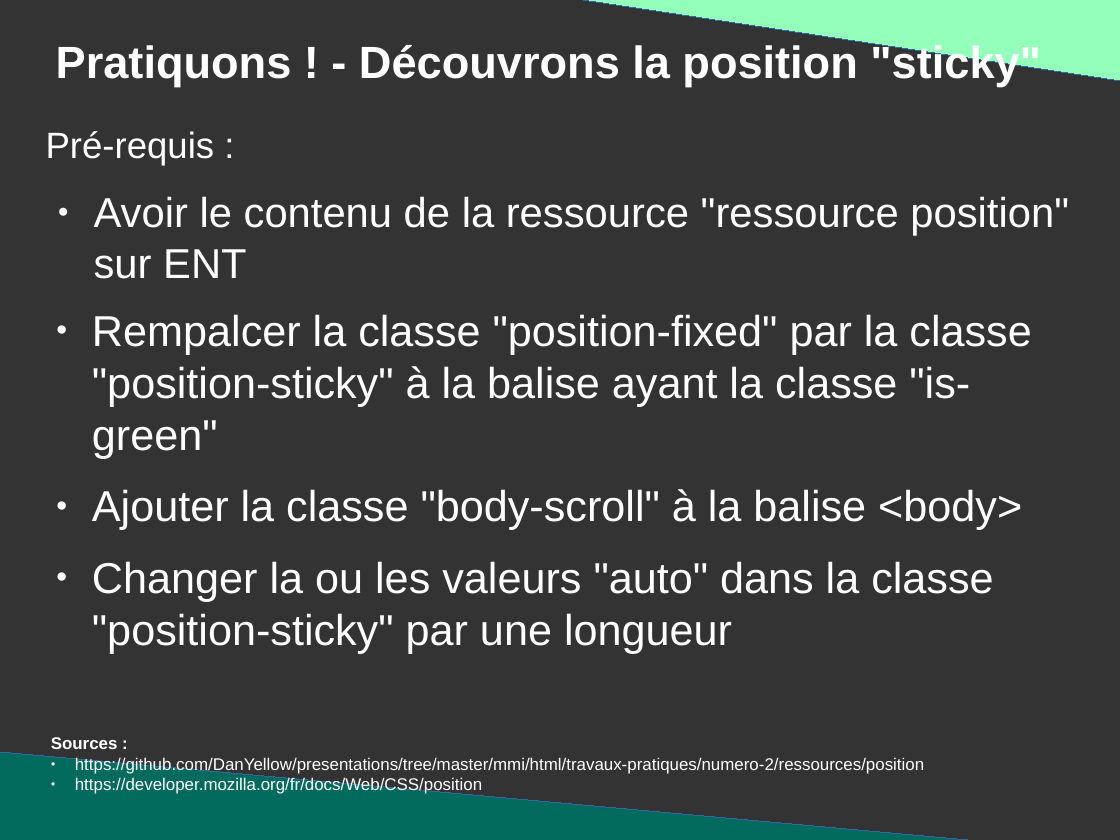
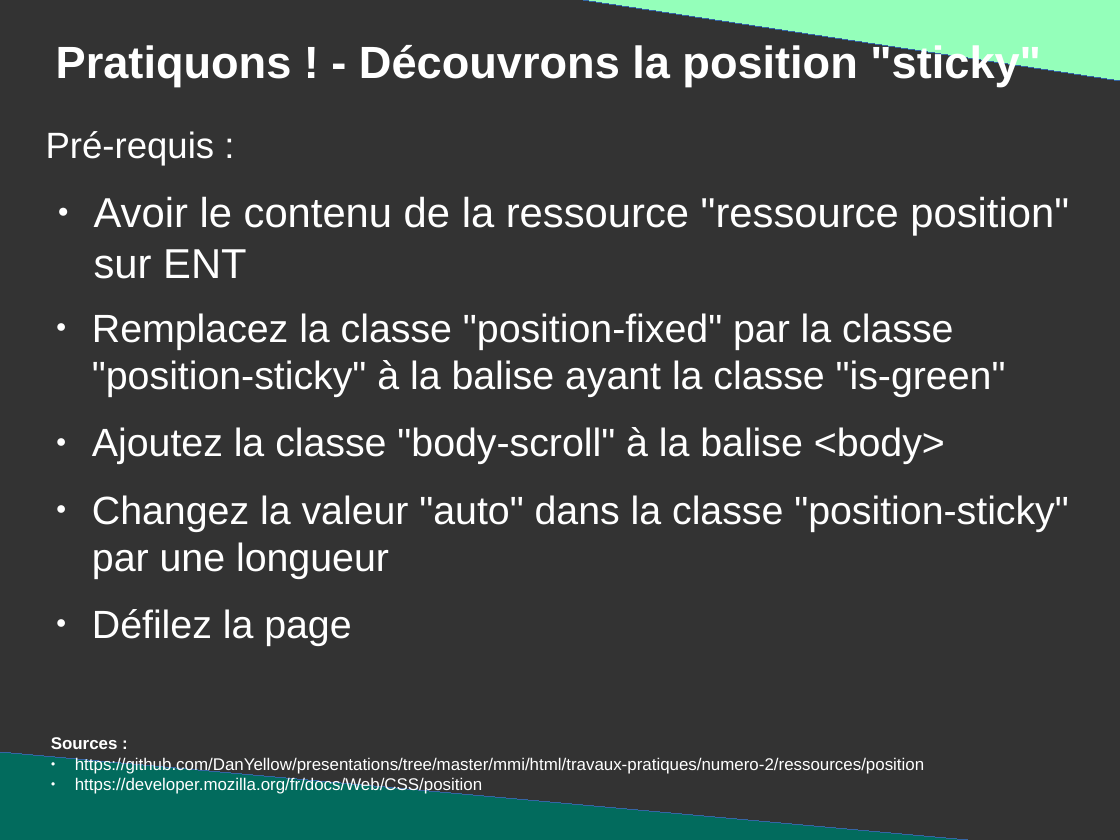
Before and after one commit to DanYellow/presentations, a slide deck: slide 82 of mmi/html/travaux-pratiques/numero-2/presentation.odp. Drawn at 1120x840 pixels with LibreOffice and Linux fonts; fonts in the diff are those of the drawing. Boxes give left, top, right and bottom in pixels: in the first picture for what was removed or moved away, otherwise in the second. Text is boxed around its words. In the diff, an @@ line names an element or a change of style, - is before the commit and + after.

```diff
--- a/mmi/html/travaux-pratiques/numero-2/presentation.odp
+++ b/mmi/html/travaux-pratiques/numero-2/presentation.odp
@@ text at (92, 313, 1068, 639): text changed; size 30.6 to 27.9 pt @@
-● Rempalcer la classe "position-fixed" par la classe "position-sticky" à la balise ayant la classe "is-green"
-● Ajouter la classe "body-scroll" à la balise <body>
-● Changer la ou les valeurs "auto" dans la classe "position-sticky" par une longueur
+● Remplacez la classe "position-fixed" par la classe "position-sticky" à la balise ayant la classe "is-green"
+● Ajoutez la classe "body-scroll" à la balise <body>
+● Changez la valeur "auto" dans la classe "position-sticky" par une longueur
+● Défilez la page
```
Also in this commit, not shown: 5 other slides changed, 22 other files.
